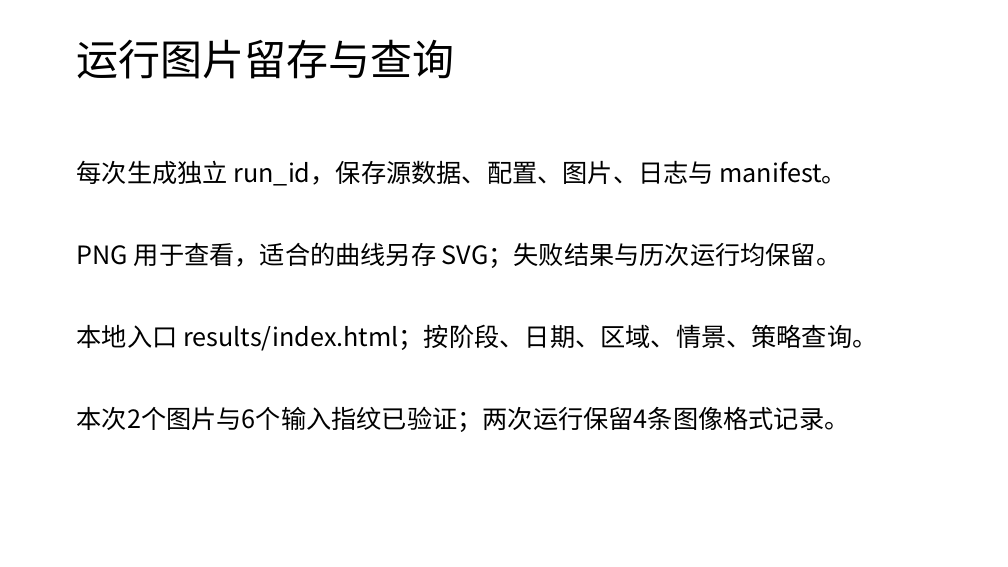
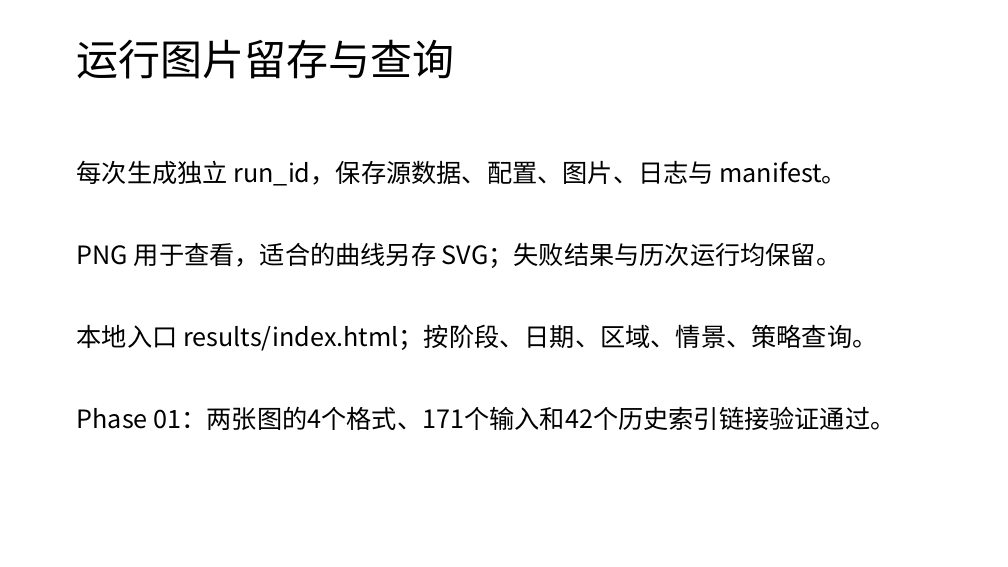
Before and after one commit to zhzhzh666/jiaotong, a slide deck: slide 12 of docs/deliverables/开题与阶段进展汇报.pptx (slide 8 before the commit). Drawn at 1008x567 pixels with LibreOffice and Linux fonts; fonts in the diff are those of the drawing. Boxes give left, top, right and bottom in pixels: in the first picture for what was removed or moved away, otherwise in the second. Text is boxed around its words. In the diff, an @@ line names an element or a change of style, - is before the commit and + after.

Commit message:
Accept Phase 01 road network and synchronize report and slides

```diff
--- a/docs/deliverables/开题与阶段进展汇报.pptx
+++ b/docs/deliverables/开题与阶段进展汇报.pptx
@@ text at (77, 406, 896, 430): text changed @@
-本次2个图片与6个输入指纹已验证；两次运行保留4条图像格式记录。
+Phase 01：两张图的4个格式、171个输入和42个历史索引链接验证通过。
```
Also in this commit, not shown: 3 other slides changed, 4 slides added, 32 other files.
